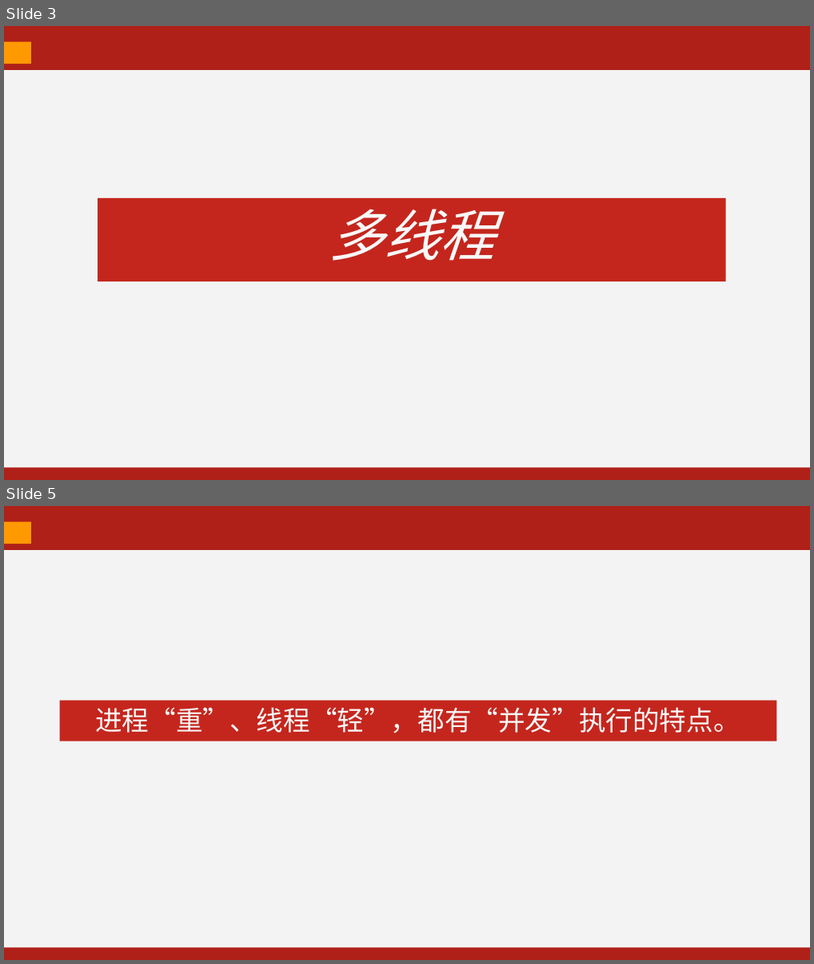
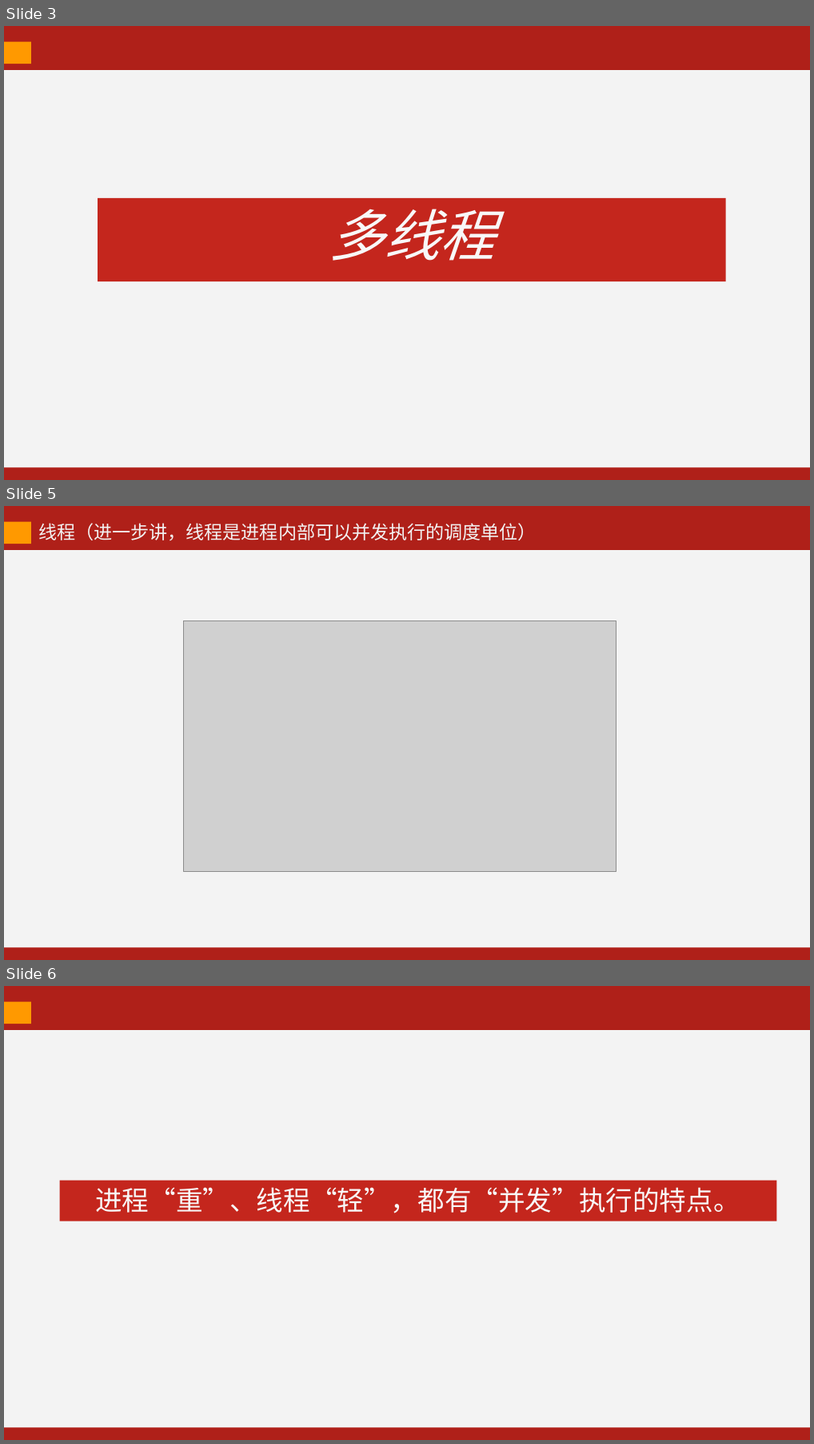
Before and after one commit to kevinjoyce/JavaCourseWare, a slide deck: PPT/每次课PPT/05 线程-1.pptx. Shown one above the other, each under a label of ours: slides 3 and 5 before the commit, slides 3, 5 and 6 after it; the slides between them are not shown. The pictures are 814x964 and 814x1444 pixels, drawn with LibreOffice and Linux fonts; fonts in the diff are those of the drawing; grey boxes stand for pictures. Boxes give left, top, right and bottom in pixels: in the first picture for what was removed or moved away, otherwise in the second. Text is boxed around its words. In the diff, an @@ line names an element or a change of style, - is before the commit and + after.

```diff
--- a/PPT/每次课PPT/05 线程-1.pptx
+++ b/PPT/每次课PPT/05 线程-1.pptx
@@ slide 5 added at (x1=4, y1=506, x2=810, y2=960), background #AF2019 @@
@@ rectangle added at (x1=4, y1=522, x2=31, y2=544), fill #FF9900 @@
@@ text added at (x1=38, y1=523, x2=536, y2=541), 22 pt, text #F3F3F3 @@
+线程（进一步讲，线程是进程内部可以并发执行的调度单位）
@@ rectangle added at (x1=4, y1=550, x2=810, y2=947), fill #F3F3F3 @@
@@ picture added at (x1=183, y1=621, x2=617, y2=871) @@
@@ what was slide 5 is now slide 6 @@
```
Also in this commit, not shown: 2 slides changed, 1 other file.
